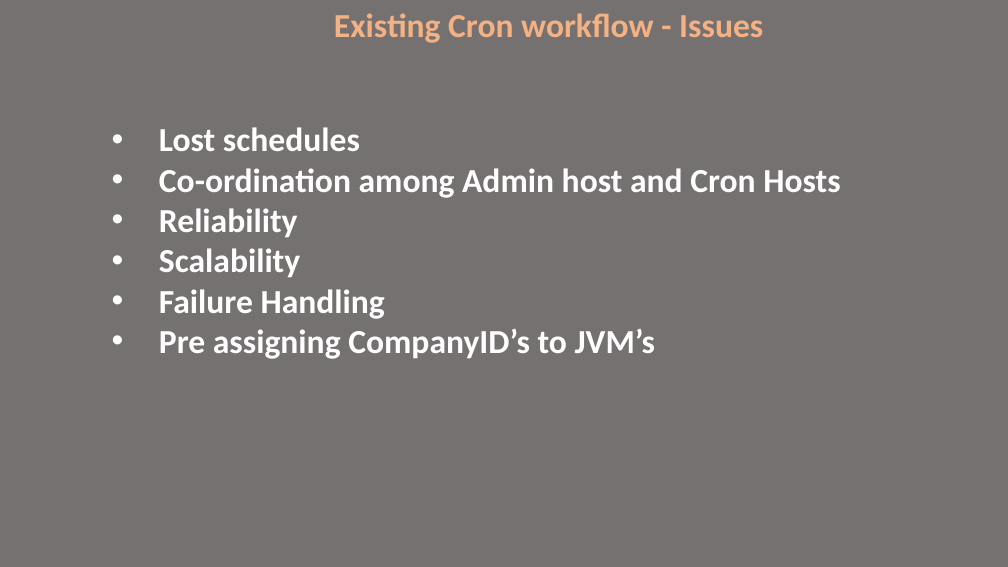
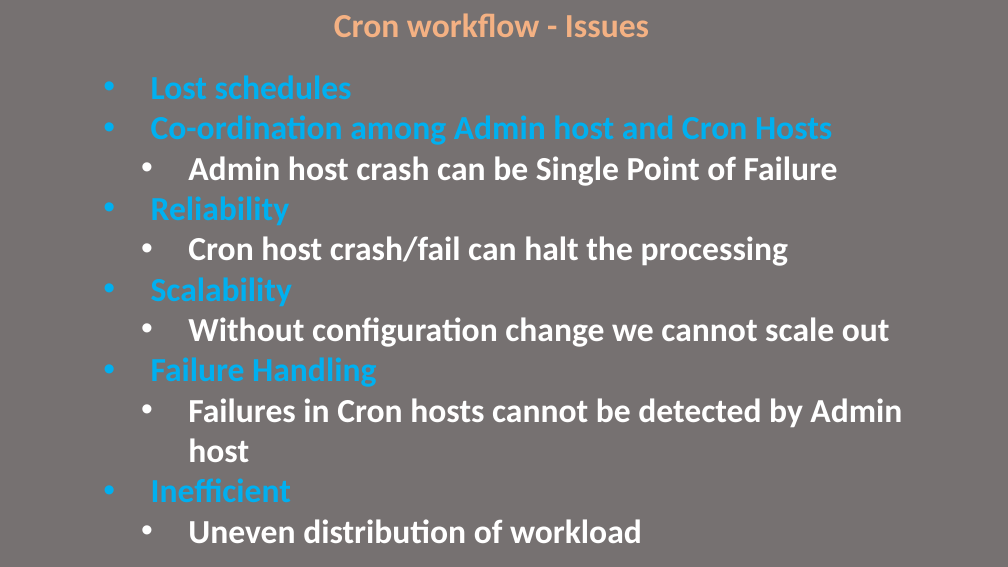
Before and after one commit to syedimranbasha/simpleworkflowservice, a slide deck: slide 5 of Architecture - RootConf.pptx (slide 4 before the commit). Drawn at 1008x567 pixels with LibreOffice and Linux fonts; fonts in the diff are those of the drawing. Boxes give left, top, right and bottom in pixels: in the first picture for what was removed or moved away, otherwise in the second. Text is boxed around its words. In the diff, an @@ line names an element or a change of style, - is before the commit and + after.

```diff
--- a/Architecture - RootConf.pptx
+++ b/Architecture - RootConf.pptx
@@ text at [334, 13, 649, 37]: text changed @@
-Existing Cron workflow - Issues
+Cron workflow - Issues
@@ text "Lost schedules": place and size @@
-text "Lost schedules" at [159, 127, 840, 359]
+text "Lost schedules" at [151, 75, 902, 543]
@@ text at [151, 75, 832, 387]: text colour #FFFFFF to #00B0F0 in "Lost schedules", "Co-ordination among Admin host and Cron Hosts", "Reliability", "Scalability" and 1 more places @@
@@ text at [188, 156, 838, 186]: paragraph added @@
+  • Admin host crash can be Single Point of Failure
@@ text at [188, 236, 789, 266]: paragraph added @@
+  • Cron host crash/fail can halt the processing
@@ text at [188, 317, 890, 347]: paragraph added @@
+  • Without configuration change we cannot scale out
@@ text at [151, 398, 902, 543]: text changed @@
-• Pre assigning CompanyID’s to JVM’s
+  • Failures in Cron hosts cannot be detected by Admin host
+• Inefficient
+  • Uneven distribution of workload
```
Also in this commit, not shown: 7 other slides changed, 2 slides added, 2 slides removed.
